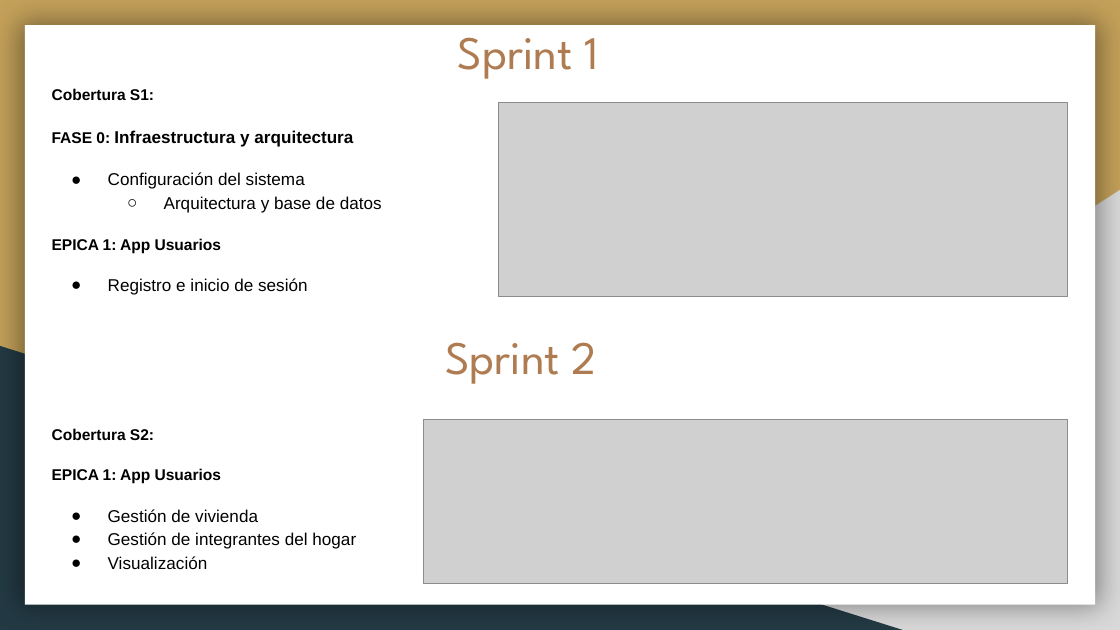
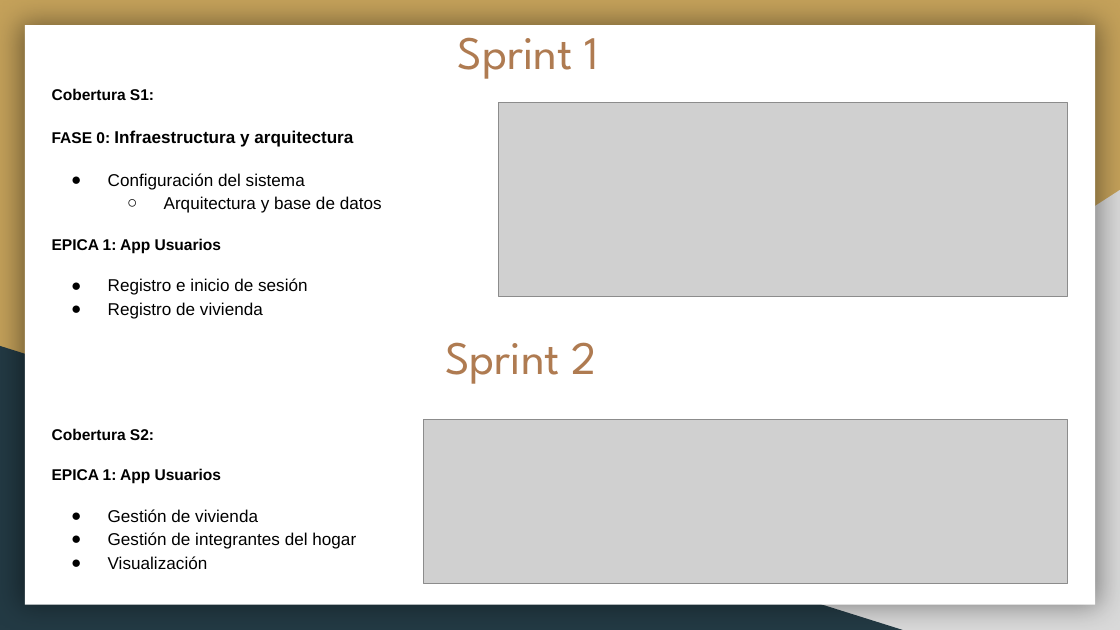
Before and after one commit to kfierroc/Capstone_G6_001, a slide deck: slide 12 of Fase 3/Presentación FINAL.pptx. Drawn at 1120x630 pixels with LibreOffice and Linux fonts; fonts in the diff are those of the drawing; grey boxes stand for pictures. Boxes give left, top, right and bottom in pixels: in the first picture for what was removed or moved away, otherwise in the second. Text is boxed around its words. In the diff, an @@ line names an element or a change of style, - is before the commit and + after.

```diff
--- a/Fase 3/Presentación FINAL.pptx
+++ b/Fase 3/Presentación FINAL.pptx
@@ text at [108,302,263,319]: paragraph added @@
+● Registro de vivienda
```
Also in this commit, not shown: 2 other slides changed, 1 slide added, 1 slide removed, 20 other files.
